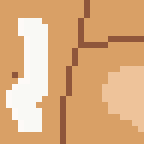
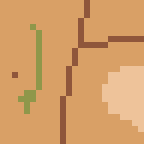
The second 144 × 144 image is a revision of the first. Changes to its layers:
painted on "Pasted Layer" over [6, 18, 48, 132]
